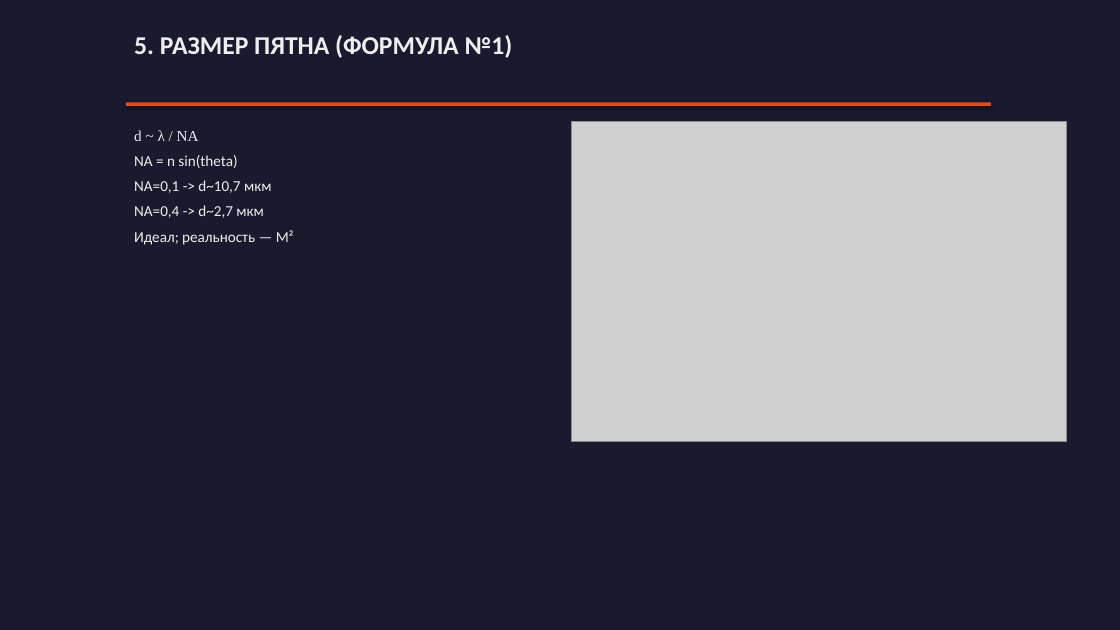
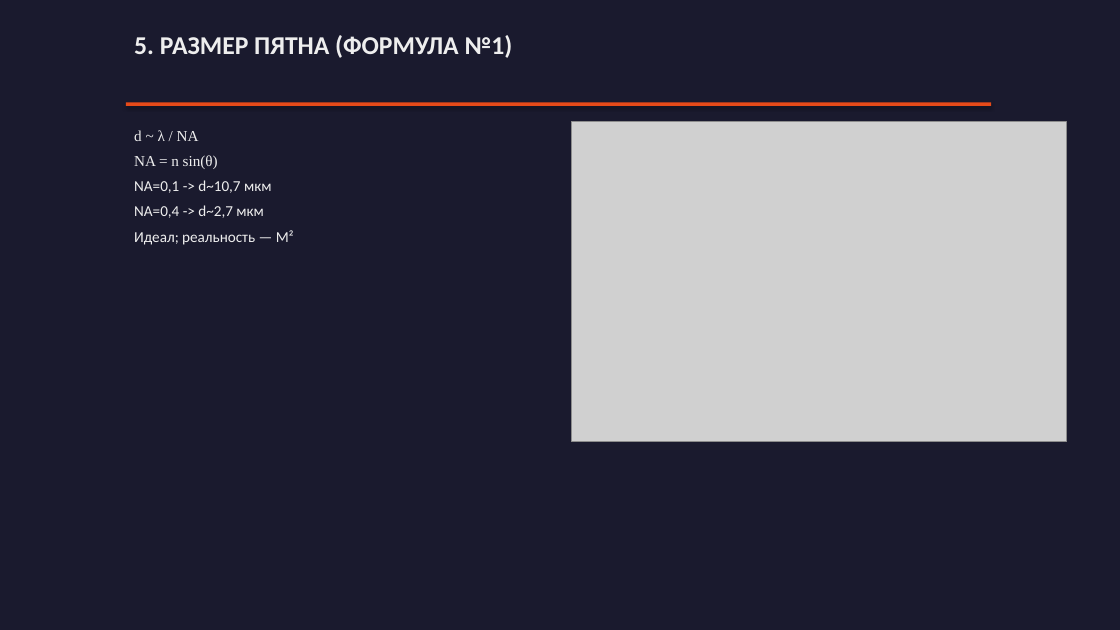
Before and after one commit to Evgeniy-makdak/Lecture-5, a slide deck: slide 5 of Лекция_5_Геометрическая_оптика.pptx. Drawn at 1120x630 pixels with LibreOffice and Linux fonts; fonts in the diff are those of the drawing; grey boxes stand for pictures. Boxes give left, top, right and bottom in pixels: in the first picture for what was removed or moved away, otherwise in the second. Text is boxed around its words. In the diff, an @@ line names an element or a change of style, - is before the commit and + after.

```diff
--- a/Лекция_5_Геометрическая_оптика.pptx
+++ b/Лекция_5_Геометрическая_оптика.pptx
@@ text at [134, 155, 218, 169]: text changed; font Calibri to Times New Roman @@
-NA = n sin(theta)
+NA = n sin(θ)
```
Also in this commit, not shown: 1 other slide changed, 3 other files.
